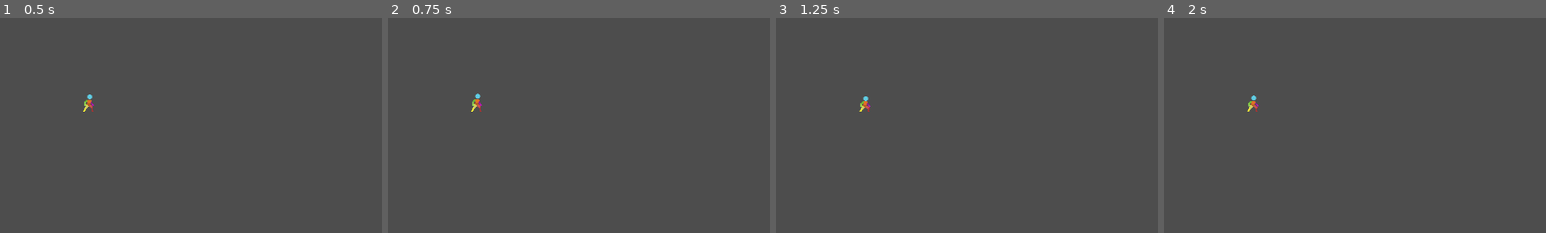
Above: before the commit, frames 1-4 (left to right).
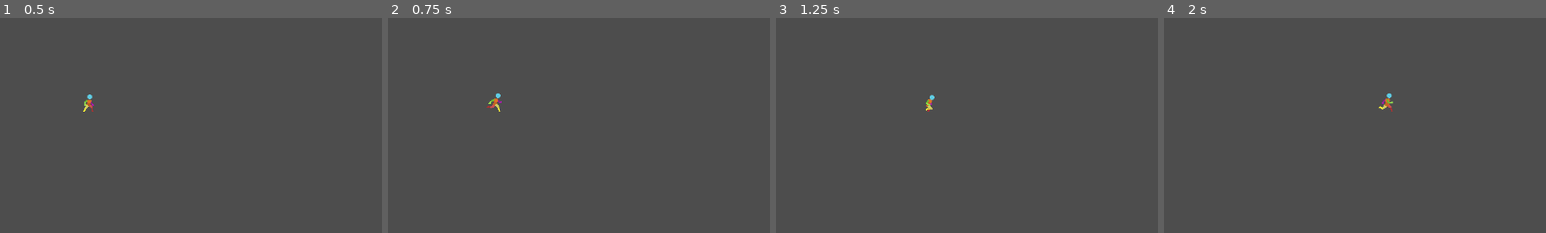
Above: after the commit, the same moments.

Repository: elliottdombrowski/godot-2d-platformer-test
Game: Godot game, scene res://scenes/main/main.tscn
Two runs of this game, one before a commit and one after it. Both use one fixed random seed, a clock stepped at 60 frames per second and the inputs below.
Inputs:
- Up to frame 1 (0.5 s): no input
- Up to frame 2 (0.75 s): tap Enter at 0.5 s; hold D (move_right, bound only after the commit) from 0.53 s (still down); tap W (jump, bound only after the commit) at 0.6 s
- Up to frame 3 (1.25 s): keep holding D (move_right, bound only after the commit); tap W (jump, bound only after the commit) at 0.77, 1.07 s
- Up to frame 4 (2 s): keep holding D (move_right, bound only after the commit); tap Space at 1.25 s; tap W (jump, bound only after the commit) at 1.35, 1.52, 1.82 s
The pictures show only the part of the screen within x 1-51%, y 0-50%; the shares and areas given below are measured in that part.

Frame 1 is identical in both runs. In frame 2, 0.3% of the frame differs, in the area x 21-30%, y 35-44%; in frame 3, 0.2%; in frame 4, 0.2%.

Commit message:
import other anims

Diff:
--- a/project.godot
+++ b/project.godot
@@ -26,6 +26,28 @@
 window/size/window_width_override=1280
 window/size/window_height_override=720
 
+[input]
+
+move_left={
+"deadzone": 0.5,
+"events": [Object(InputEventKey,"resource_local_to_scene":false,"resource_name":"","device":-1,"window_id":0,"alt_pressed":false,"shift_pressed":false,"ctrl_pressed":false,"meta_pressed":false,"pressed":false,"keycode":0,"physical_keycode":65,"key_label":0,"unicode":97,"echo":false,"script":null)
+, Object(InputEventKey,"resource_local_to_scene":false,"resource_name":"","device":-1,"window_id":0,"alt_pressed":false,"shift_pressed":false,"ctrl_pressed":false,"meta_pressed":false,"pressed":false,"keycode":0,"physical_keycode":4194319,"key_label":0,"unicode":0,"echo":false,"script":null)
+]
+}
+move_right={
+"deadzone": 0.5,
+"events": [Object(InputEventKey,"resource_local_to_scene":false,"resource_name":"","device":-1,"window_id":0,"alt_pressed":false,"shift_pressed":false,"ctrl_pressed":false,"meta_pressed":false,"pressed":false,"keycode":0,"physical_keycode":68,"key_label":0,"unicode":100,"echo":false,"script":null)
+, Object(InputEventKey,"resource_local_to_scene":false,"resource_name":"","device":-1,"window_id":0,"alt_pressed":false,"shift_pressed":false,"ctrl_pressed":false,"meta_pressed":false,"pressed":false,"keycode":0,"physical_keycode":4194321,"key_label":0,"unicode":0,"echo":false,"script":null)
+]
+}
+jump={
+"deadzone": 0.5,
+"events": [Object(InputEventKey,"resource_local_to_scene":false,"resource_name":"","device":-1,"window_id":0,"alt_pressed":false,"shift_pressed":false,"ctrl_pressed":false,"meta_pressed":false,"pressed":false,"keycode":0,"physical_keycode":87,"key_label":0,"unicode":119,"echo":false,"script":null)
+, Object(InputEventKey,"resource_local_to_scene":false,"resource_name":"","device":-1,"window_id":0,"alt_pressed":false,"shift_pressed":false,"ctrl_pressed":false,"meta_pressed":false,"pressed":false,"keycode":0,"physical_keycode":4194320,"key_label":0,"unicode":0,"echo":false,"script":null)
+, Object(InputEventKey,"resource_local_to_scene":false,"resource_name":"","device":-1,"window_id":0,"alt_pressed":false,"shift_pressed":false,"ctrl_pressed":false,"meta_pressed":false,"pressed":false,"keycode":0,"physical_keycode":32,"key_label":0,"unicode":32,"echo":false,"script":null)
+]
+}
+
 [rendering]
 
 textures/canvas_textures/default_texture_filter=0
--- /dev/null
+++ b/scenes/player/player.gd
@@ -0,0 +1,34 @@
+extends CharacterBody2D
+
+@export var SPEED      : int = 155
+@export var JUMP_FORCE : int = 255
+@export var GRAVITY    : int = 900
+
+
+func _physics_process(delta):
+	var direction = Input.get_axis("move_left", "move_right")
+	if direction:
+		velocity.x = direction * SPEED
+		$AnimatedSprite2D.play("run")
+	else:
+		velocity.x = 0
+		$AnimatedSprite2D.play("idle")
+
+	# Flip player
+	get_player_facing_direction(direction)
+
+	# Jump
+	# NOTE - Need gravity
+	#if Input.is_action_just_pressed("jump") and is_on_floor():
+		#velocity.y -= JUMP_FORCE
+
+	# Gravity
+	#if not is_on_floor():
+		#velocity.y += GRAVITY * delta
+
+	move_and_slide()
+
+
+func get_player_facing_direction(direction):
+	if   direction ==  1: $AnimatedSprite2D.flip_h = false
+	elif direction == -1: $AnimatedSprite2D.flip_h = true
--- a/scenes/player/player.tscn
+++ b/scenes/player/player.tscn
@@ -1,5 +1,6 @@
-[gd_scene load_steps=24 format=3 uid="uid://bdrxo64le4hjd"]
+[gd_scene load_steps=25 format=3 uid="uid://bdrxo64le4hjd"]
 
+[ext_resource type="Script" path="res://scenes/player/player.gd" id="1_sql77"]
 [ext_resource type="Texture2D" uid="uid://b4oyxbarnrada" path="res://animations/player/idle/tile000.png" id="1_yq0gx"]
 [ext_resource type="Texture2D" uid="uid://canagi061dwg8" path="res://animations/player/idle/tile001.png" id="2_yqwu3"]
 [ext_resource type="Texture2D" uid="uid://bjclqp533dg05" path="res://animations/player/idle/tile002.png" id="3_7tg15"]
@@ -112,6 +113,7 @@
 }]
 
 [node name="Player" type="CharacterBody2D"]
+script = ExtResource("1_sql77")
 
 [node name="CollisionShape2D" type="CollisionShape2D" parent="."]
 position = Vector2(0, -15)
Binary file added: animations/player/crouch_idle/tile000.png
Not shown, added: animations/player/crouch_idle/tile000.png.import
Binary file added: animations/player/crouch_idle/tile001.png
Not shown, added: animations/player/crouch_idle/tile001.png.import
Binary file added: animations/player/crouch_idle/tile002.png
Not shown, added: animations/player/crouch_idle/tile002.png.import
Binary file added: animations/player/crouch_idle/tile003.png
Not shown, added: animations/player/crouch_idle/tile003.png.import
Binary file added: animations/player/crouch_idle/tile004.png
Not shown, added: animations/player/crouch_idle/tile004.png.import
Binary file added: animations/player/crouch_idle/tile005.png
Not shown, added: animations/player/crouch_idle/tile005.png.import
(and 44 more such lines)
